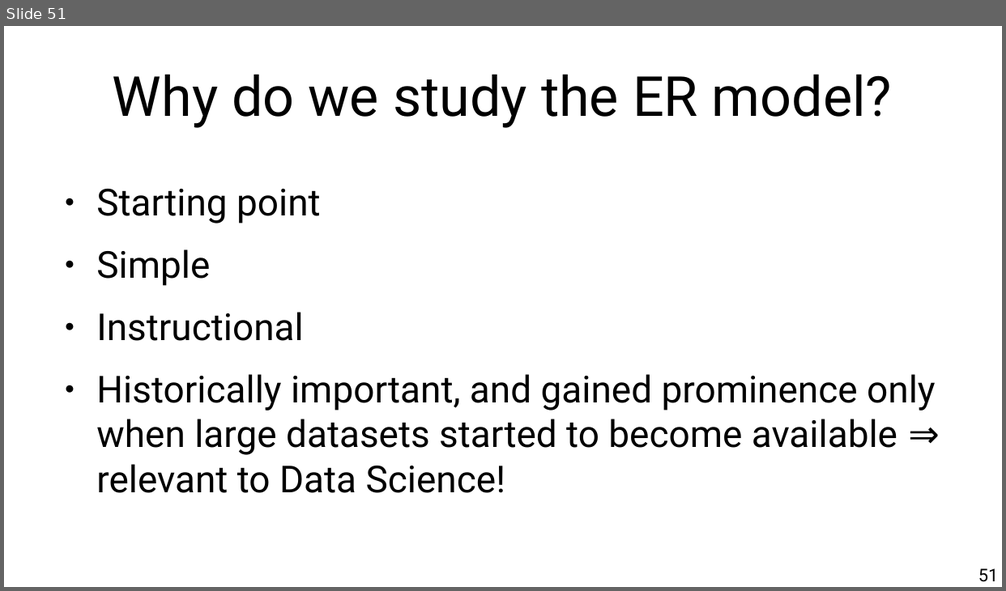
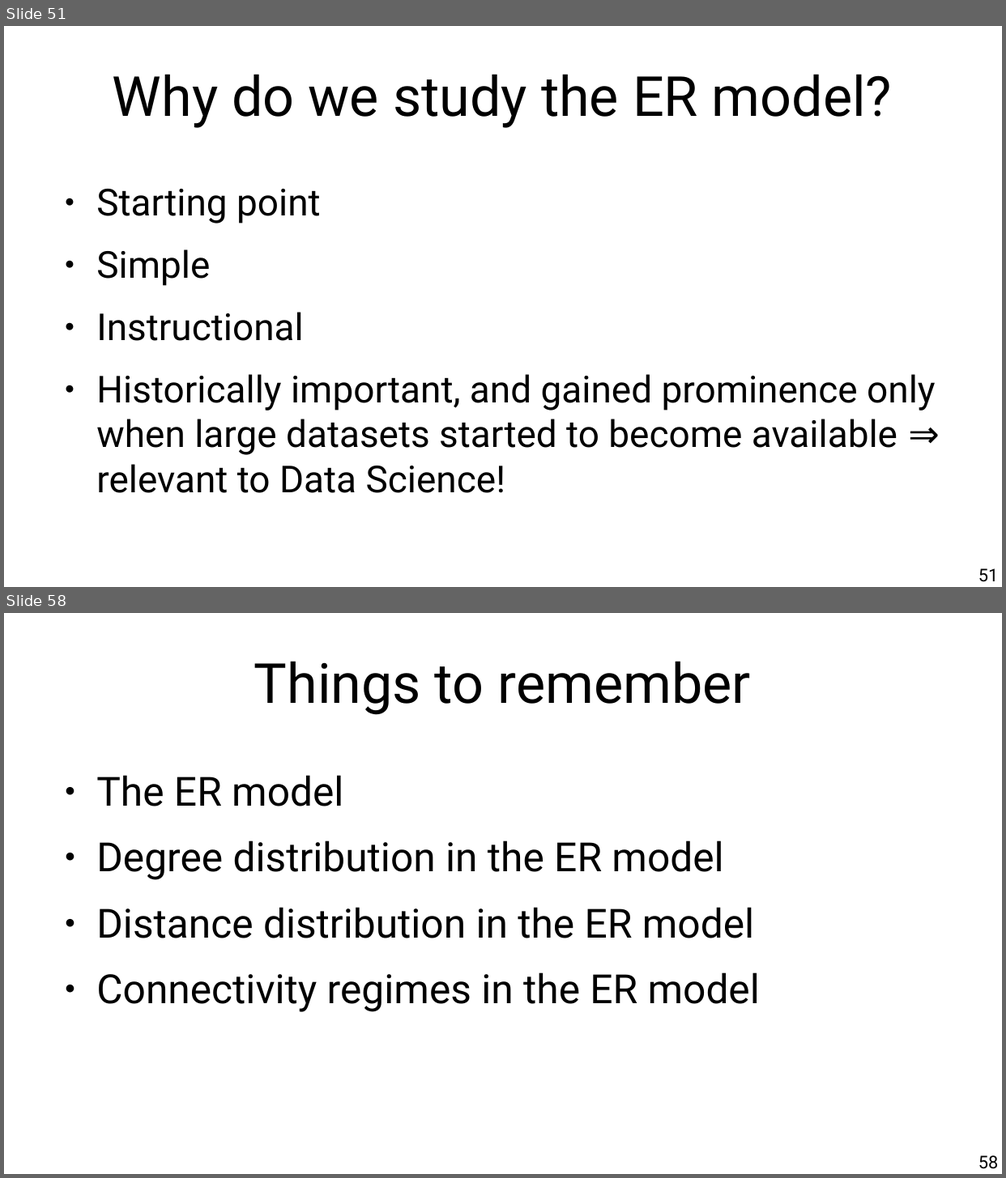
Before and after one commit to chatox/networks-science-course, a slide deck: theory/tt03_random_networks.odp. Shown one above the other, each under a label of ours: slide 51 before the commit, slides 51 and 58 after it; the slides between them are not shown. The pictures are 1006x591 and 1006x1178 pixels, drawn with LibreOffice and Linux fonts; fonts in the diff are those of the drawing. Boxes give left, top, right and bottom in pixels: in the first picture for what was removed or moved away, otherwise in the second. Text is boxed around its words. In the diff, an @@ line names an element or a change of style, - is before the commit and + after.

```diff
--- a/theory/tt03_random_networks.odp
+++ b/theory/tt03_random_networks.odp
@@ slide 58 added at bbox=[4, 613, 1002, 1174], background #FFFFFF @@
@@ title added at bbox=[254, 661, 751, 715], 44 pt, text #000000 @@
+Things to remember
@@ text added at bbox=[96, 775, 760, 1012], 32 pt, text #000000 @@
+● The ER model
+● Degree distribution in the ER model
+● Distance distribution in the ER model
+● Connectivity regimes in the ER model
@@ page number added at bbox=[978, 1156, 998, 1169], 14 pt, text #000000 @@
+58
```
Also in this commit, not shown: 12 slides changed, 1 other slide added, 1 other file.
